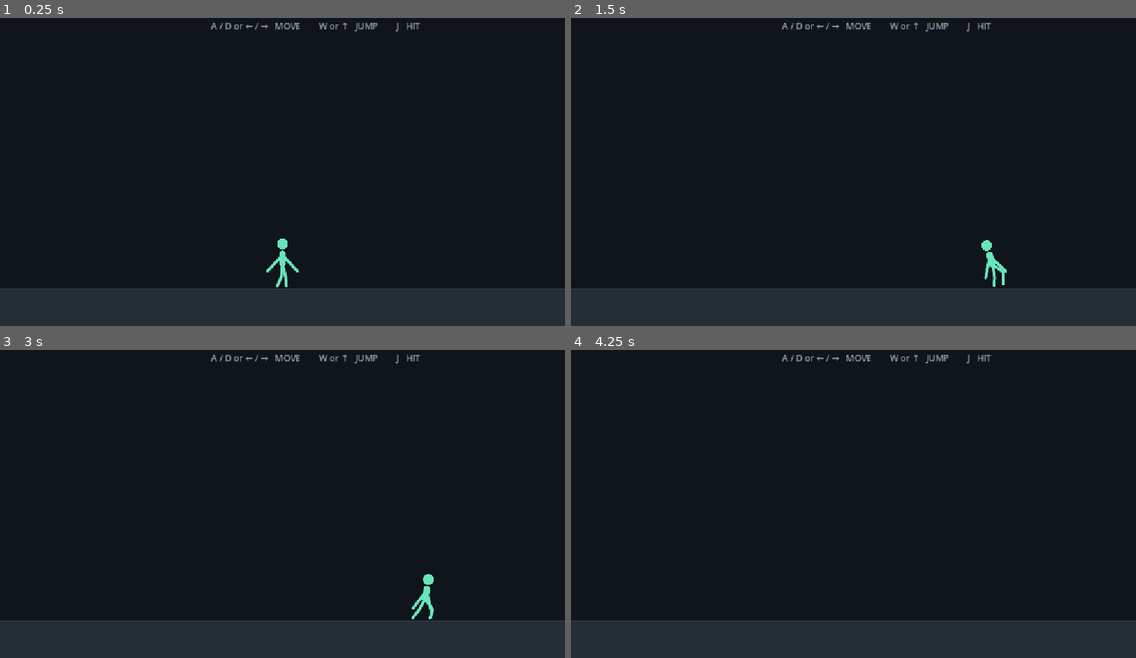
Above: before the commit, frames 1-4 (two rows, left to right).
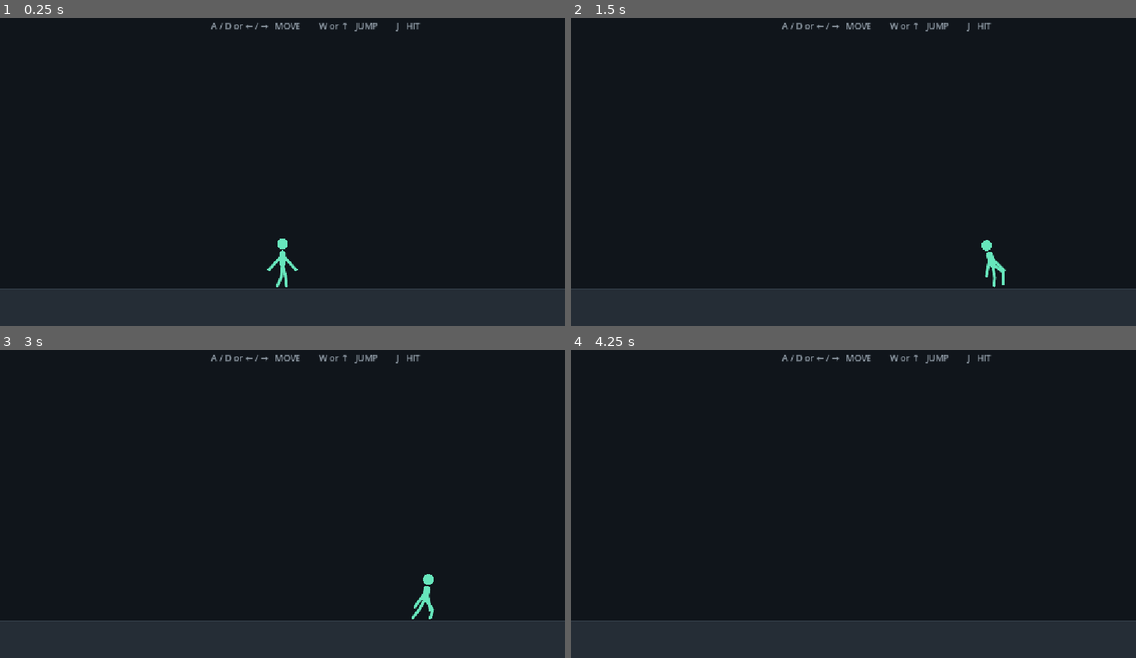
Above: after the commit, the same moments.

Repository: divanburke/ShadowSwap
Game: Godot game, scene res://main.tscn
Two runs of this game, one before a commit and one after it. Both use one fixed random seed, a clock stepped at 60 frames per second and the inputs below.
Inputs:
- Up to frame 1 (0.25 s): no input
- Up to frame 2 (1.5 s): hold J 0.53-1.28 s; hold D from 0.53 s (still down); tap W at 0.77 s; tap J at 1.35 s
- Up to frame 3 (3 s): tap W at 1.52 s; release D at 2.03 s; hold A 2.03-2.78 s; hold J 2.03-2.78 s; hold D from 2.78 s (still down); tap J at 2.85 s
- Up to frame 4 (4.25 s): keep holding D; tap W at 3.02, 3.77 s; hold J from 3.53 s (still down)

The runs differ from the first frame. In frame 1, less than 0.1% of the frame differs, in the area x 47-53%, y 79-83%; in frame 2, less than 0.1%, in the area x 73-78%, y 78-85%; in frame 3, less than 0.1%; in frame 4, nothing differs.

Commit message:
Shorten arms and loosen them slightly

Diff:
--- a/scripts/fighter.gd
+++ b/scripts/fighter.gd
@@ -43,13 +43,13 @@
 # Arm length is tied directly to the body height. The hand position is
 # calculated from the shoulder, not from the torso center, so the arm keeps
 # the correct length while it swings.
-const ARM_LENGTH = BODY_HEIGHT * 0.58
+const ARM_LENGTH = BODY_HEIGHT * 0.53
 const ARM_THICKNESS = BODY_WIDTH * 0.19
 const ARM_REST_VECTOR = Vector2(-0.7220, 0.6919)
 const ATTACK_REACH = ARM_LENGTH * 1.15
 
-const ARM_SPRING = 17.0
-const ARM_DAMPING = 4.0
+const ARM_SPRING = 16.0
+const ARM_DAMPING = 3.7
 const ARM_GRAVITY = 680.0
 
 # -------------------------------------------------------------------------
